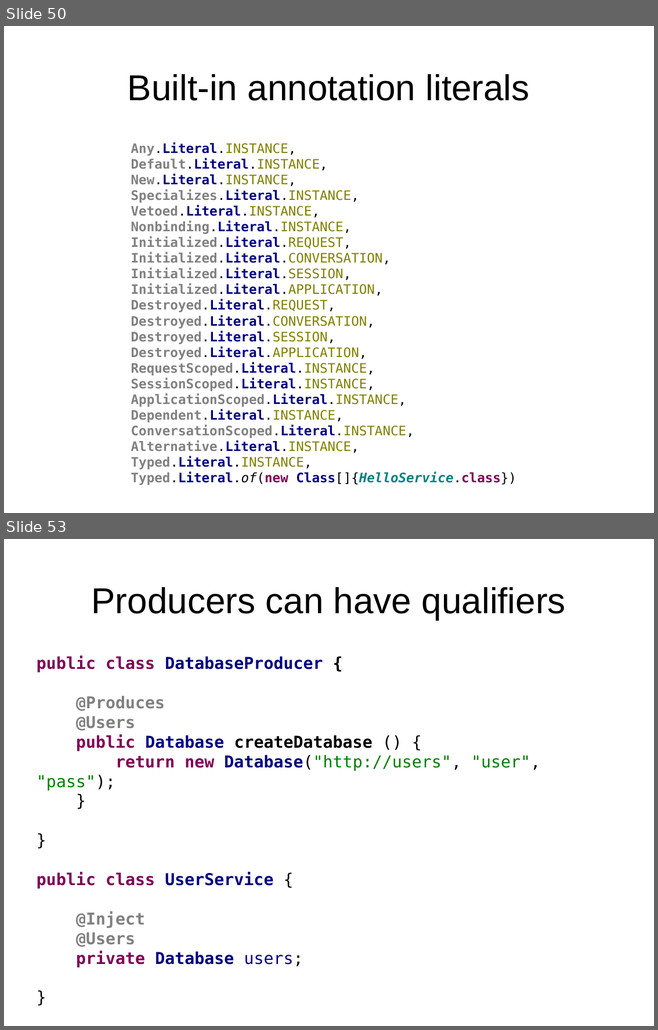
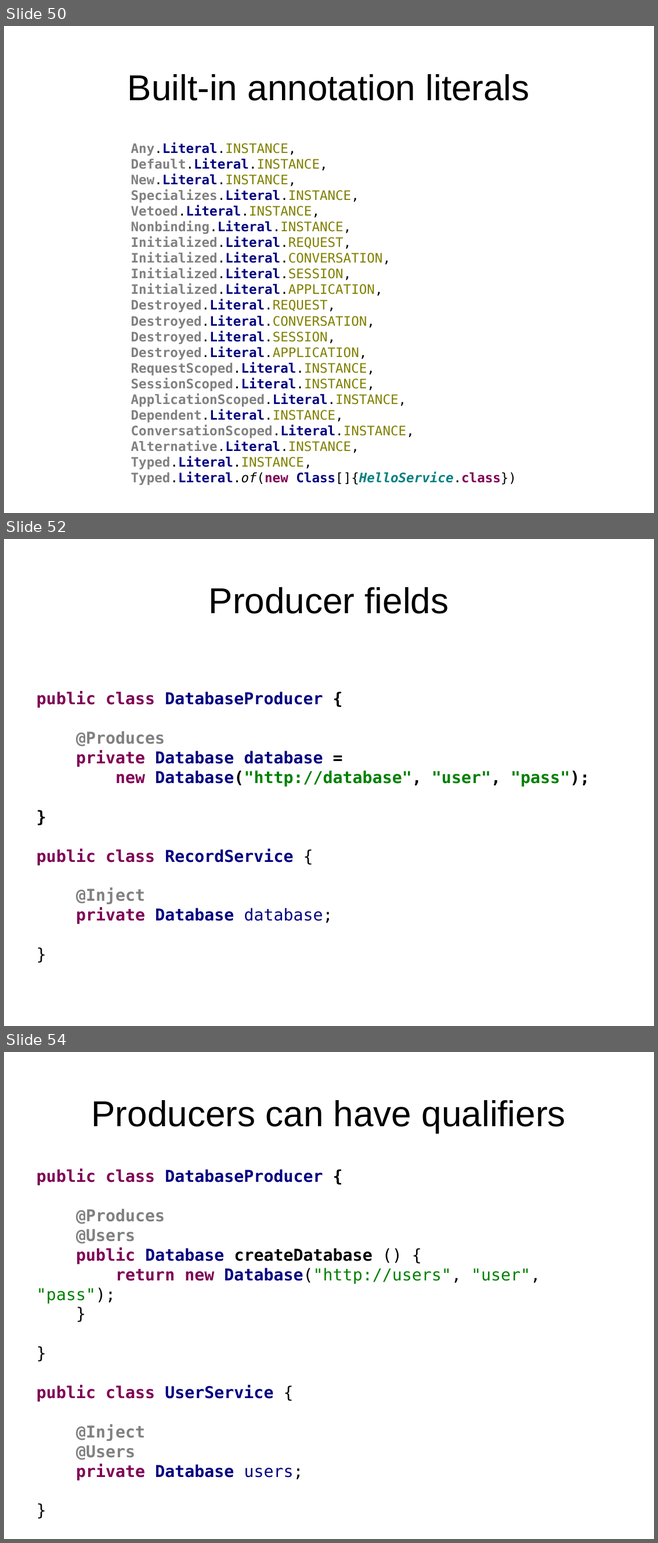
Before and after one commit to FrigoCoder/CDI, a slide deck: CDI.odp. Shown one above the other, each under a label of ours: slides 50 and 53 before the commit, slides 50, 52 and 54 after it; the slides between them are not shown. The pictures are 658x1030 and 658x1543 pixels, drawn with LibreOffice and Linux fonts; fonts in the diff are those of the drawing. Boxes give left, top, right and bottom in pixels: in the first picture for what was removed or moved away, otherwise in the second. Text is boxed around its words. In the diff, an @@ line names an element or a change of style, - is before the commit and + after.

```diff
--- a/CDI.odp
+++ b/CDI.odp
@@ slide 52 added at <box>4,539,654,1026</box>, background #FFFFFF @@
@@ title added at <box>209,587,449,614</box>, 44 pt, text #000000 @@
+Producer fields
@@ text added at <box>36,692,589,924</box>, 20 pt, text #000080, bold @@
+public class DatabaseProducer {
+@Produces
+private Database database =
+new Database("http://database", "user", "pass");
+}
+public class RecordService {
+@Inject
+private Database database;
+}
@@ what was slide 53 is now slide 54 @@
```
Also in this commit, not shown: 1 slide changed, 1 other slide added, 1 slide removed, 2 other files.
